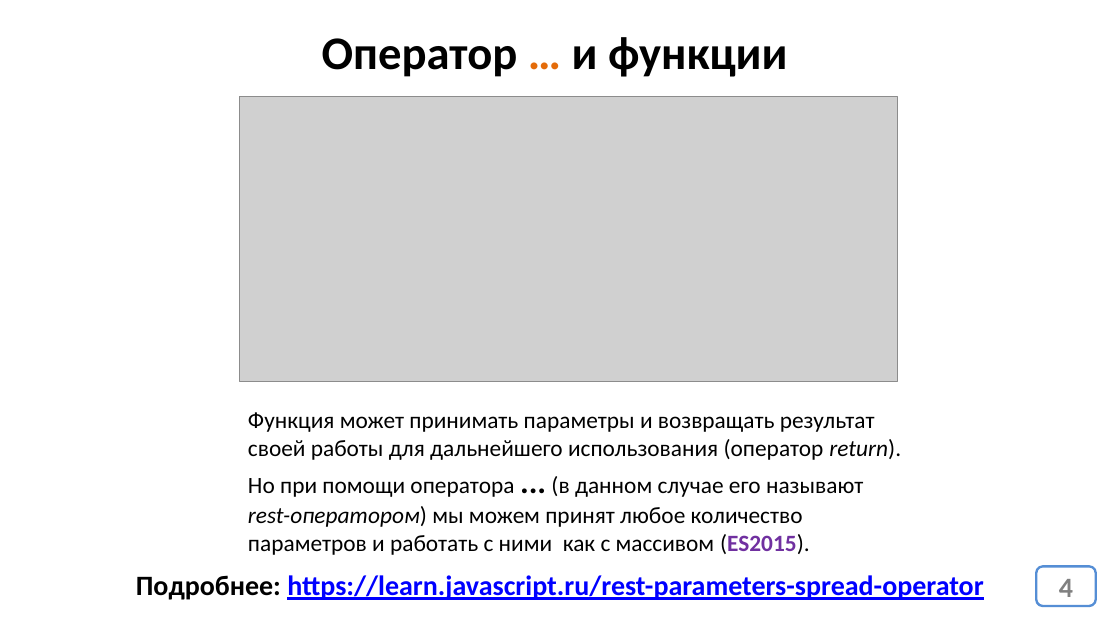
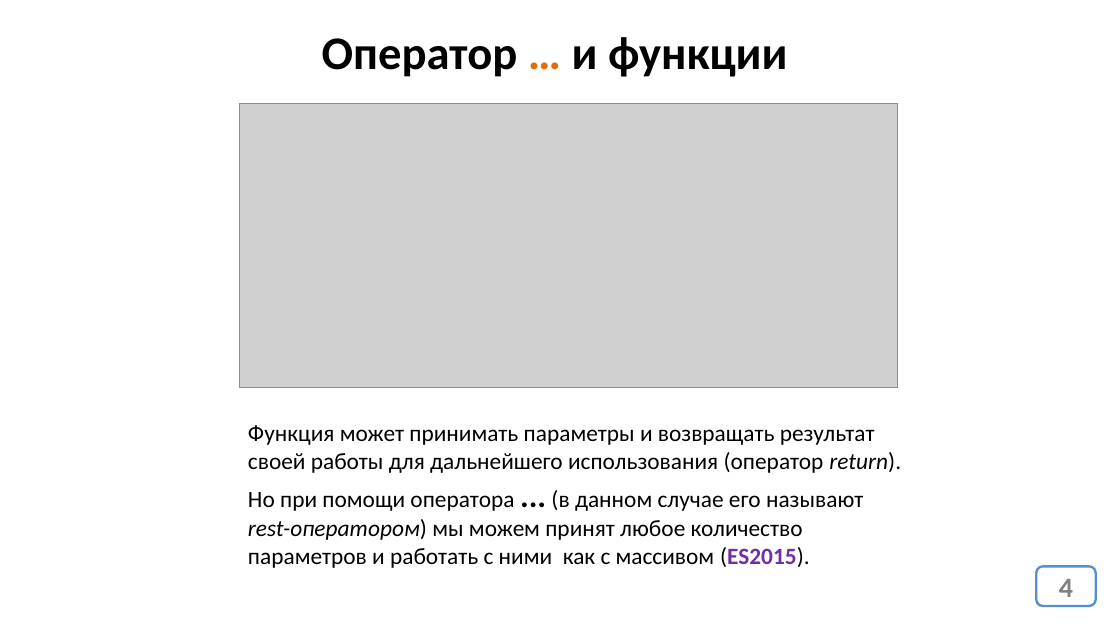
Before and after one commit to js-17-ort-dnipro/lesson03, a slide deck: slide 4 of lesson03.pptx. Drawn at 1120x630 pixels with LibreOffice and Linux fonts; fonts in the diff are those of the drawing; grey boxes stand for pictures. Boxes give left, top, right and bottom in pixels: in the first picture for what was removed or moved away, otherwise in the second. Text is boxed around its words. In the diff, an @@ line names an element or a change of style, - is before the commit and + after.

```diff
--- a/lesson03.pptx
+++ b/lesson03.pptx
@@ picture: place and size @@
-picture at (239, 97, 897, 381)
+picture at (239, 103, 897, 388)
@@ text "Функция может принимать параметры и ...": place and size @@
-text "Функция может принимать параметры и ..." at (248, 412, 901, 555)
+text "Функция может принимать параметры и ..." at (248, 425, 901, 568)
@@ text removed at (136, 575, 983, 600) @@
-Подробнее: https://learn.javascript.ru/rest-parameters-spread-operator
```
Also in this commit, not shown: 4 other slides changed, 1 other file.
